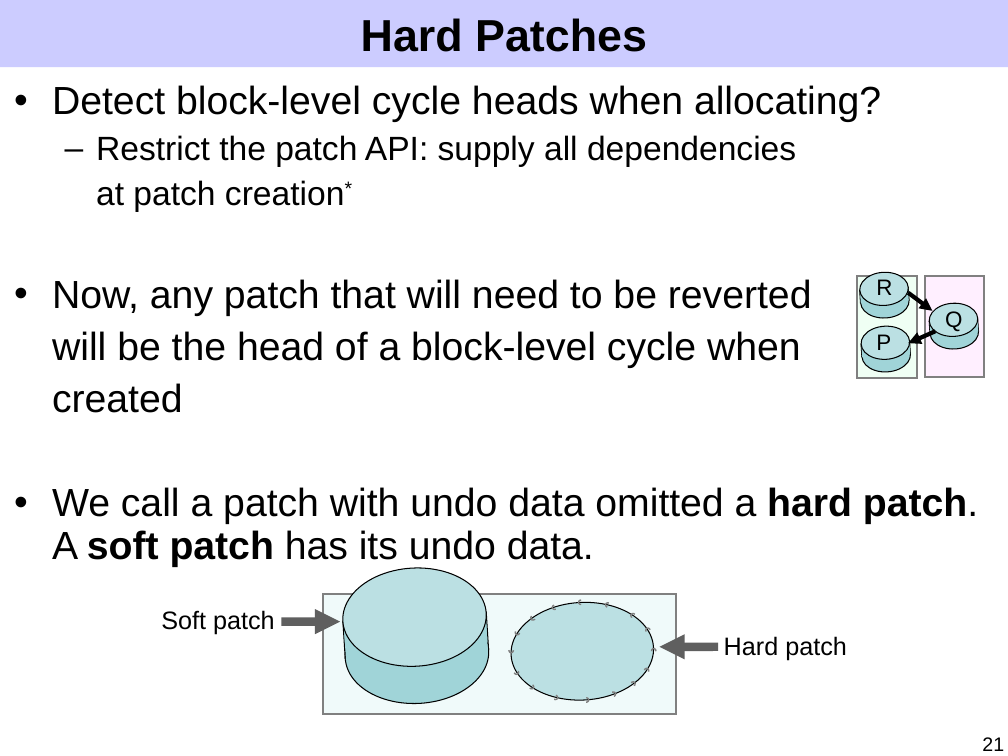
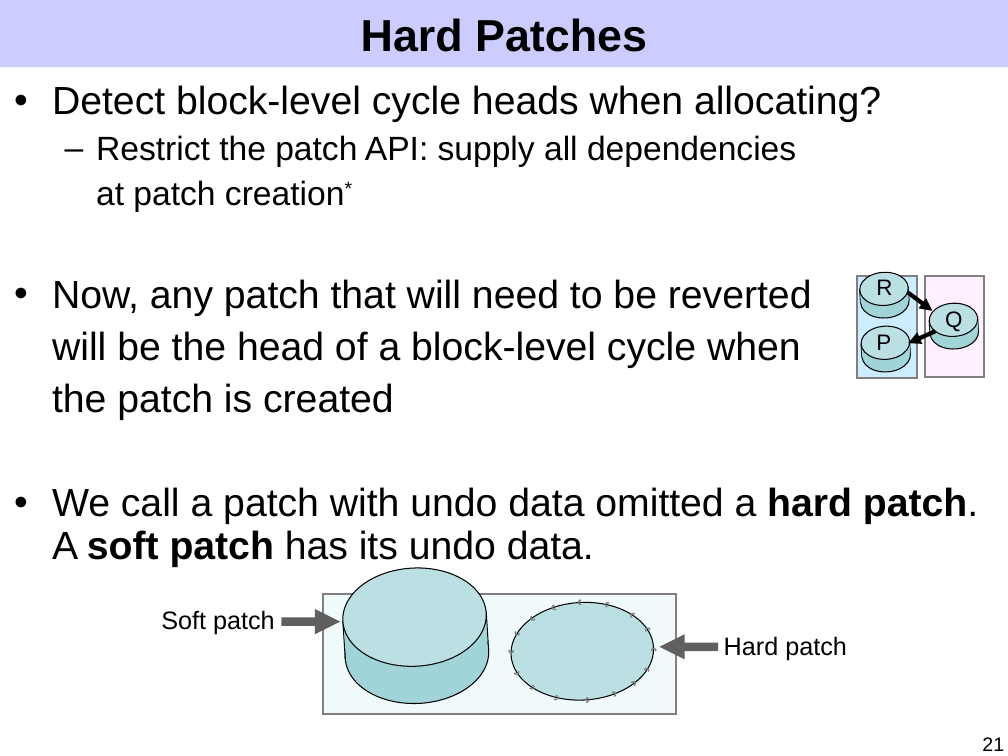
Before and after one commit to ucla-readable/fstitch-doc, a slide deck: slide 21 of sosp/pres.ppt. Drawn at 1008x756 pixels with LibreOffice and Linux fonts; fonts in the diff are those of the drawing. Boxes give left, top, right and bottom in pixels: in the first picture for what was removed or moved away, otherwise in the second. Text is boxed around its words. In the diff, an @@ line names an element or a change of style, - is before the commit and + after.

```diff
--- a/sosp/pres.ppt
+++ b/sosp/pres.ppt
@@ rectangle at <box>857,276,916,378</box>: fill #EFFFF4 to #CCECFF @@
@@ text at <box>52,383,394,420</box>: text changed @@
-created
+the patch is created
```
Also in this commit, not shown: 14 other slides changed.
